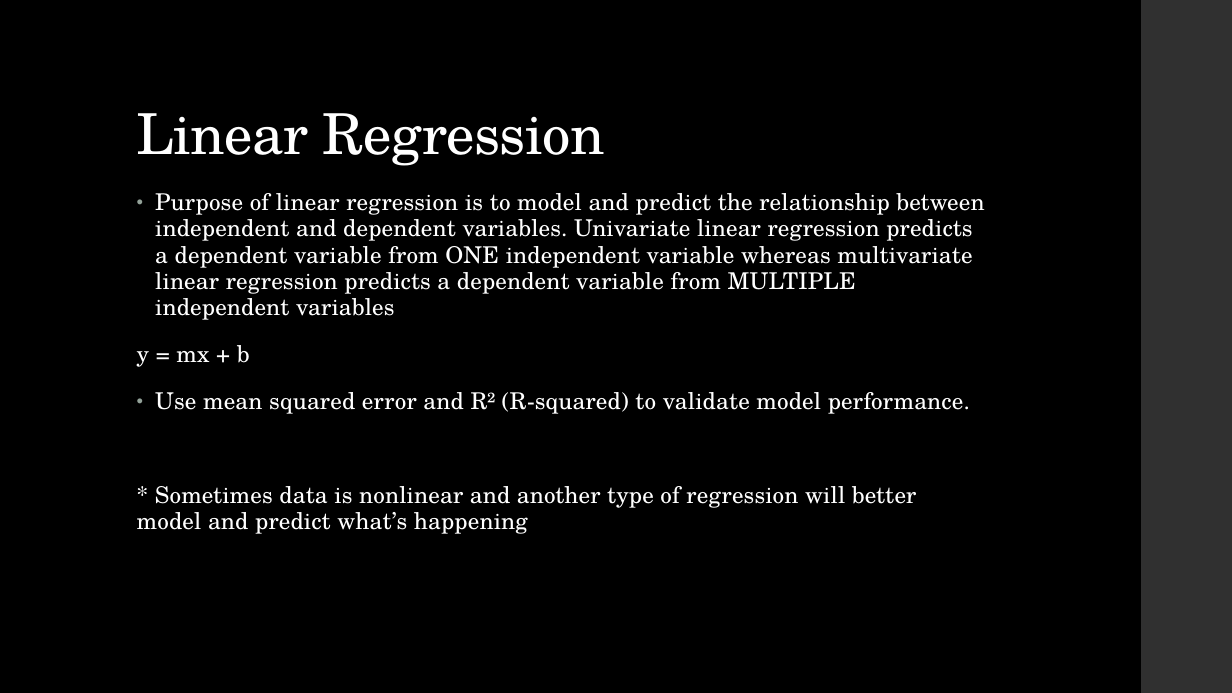
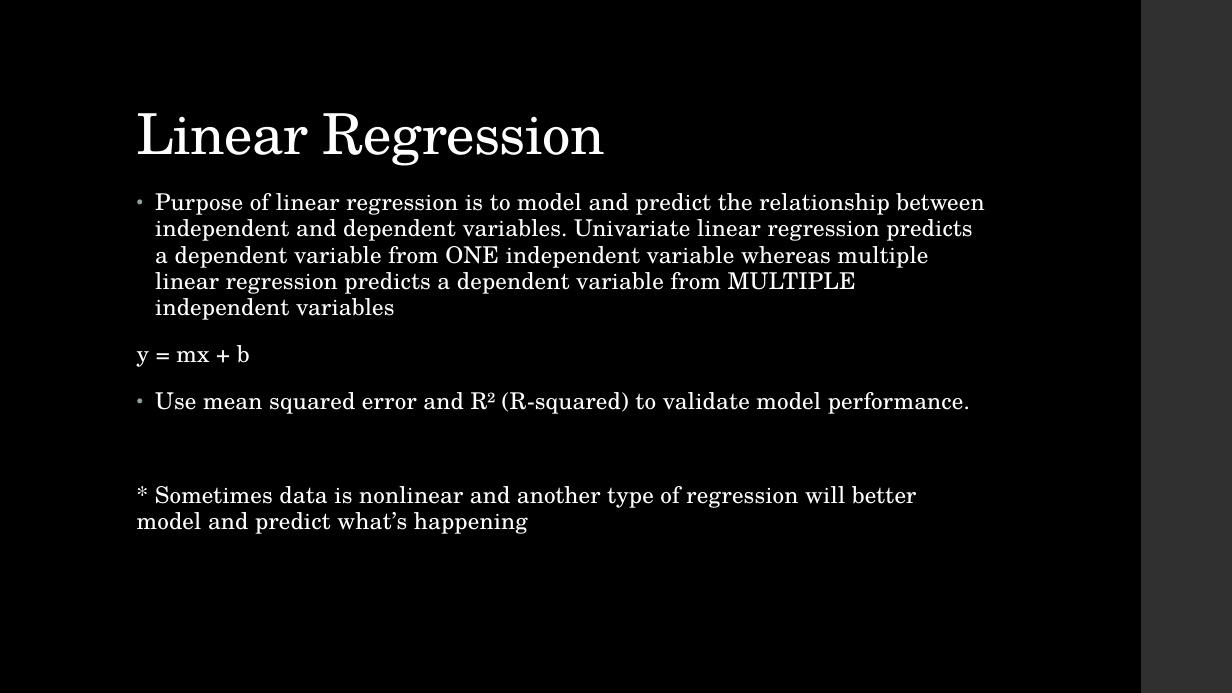
Before and after one commit to LaunchCoderGirlSTL/Data-Science-Assignments, a slide deck: slide 5 of course_material/week_13/week_13_presentation.pptx. Drawn at 1232x693 pixels with LibreOffice and Linux fonts; fonts in the diff are those of the drawing. Boxes give left, top, right and bottom in pixels: in the first picture for what was removed or moved away, otherwise in the second. Text is boxed around its words. In the diff, an @@ line names an element or a change of style, - is before the commit and + after.

```diff
--- a/course_material/week_13/week_13_presentation.pptx
+++ b/course_material/week_13/week_13_presentation.pptx
@@ text at (x1=155, y1=193, x2=984, y2=320): text changed @@
-• Purpose of linear regression is to model and predict the relationship between independent and dependent variables. Univariate linear regression predicts a dependent variable from ONE independent variable whereas multivariate linear regression predicts a dependent variable from MULTIPLE independent variables
+• Purpose of linear regression is to model and predict the relationship between independent and dependent variables. Univariate linear regression predicts a dependent variable from ONE independent variable whereas multiple linear regression predicts a dependent variable from MULTIPLE independent variables
```
Also in this commit, not shown: 4 other files.
